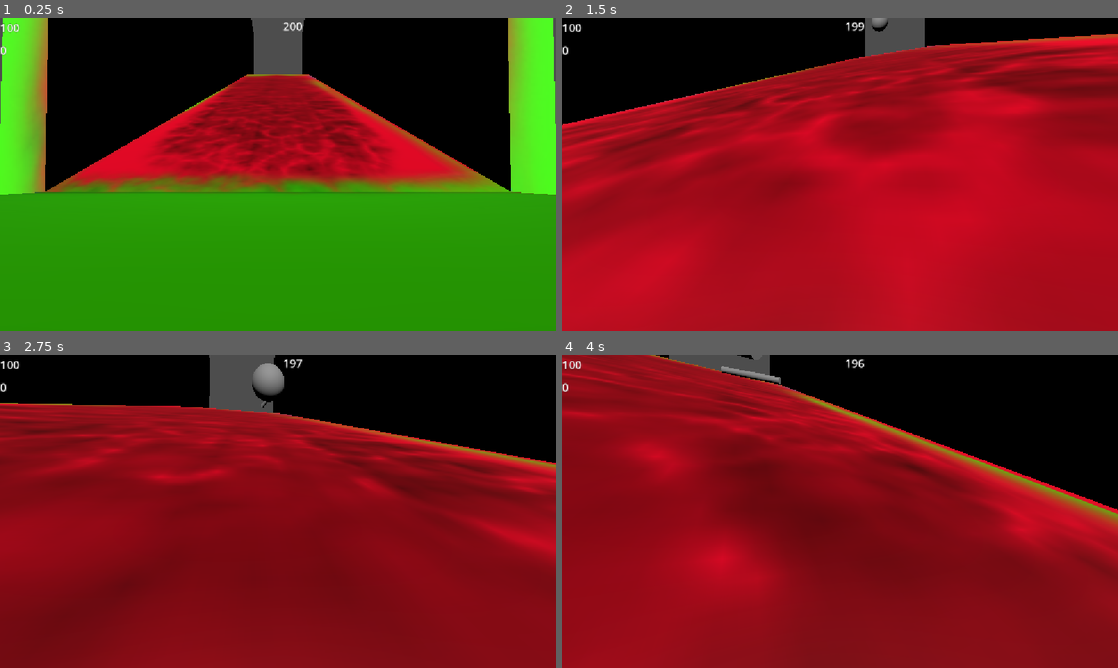
Above: before the commit, frames 1-4 (two rows, left to right).
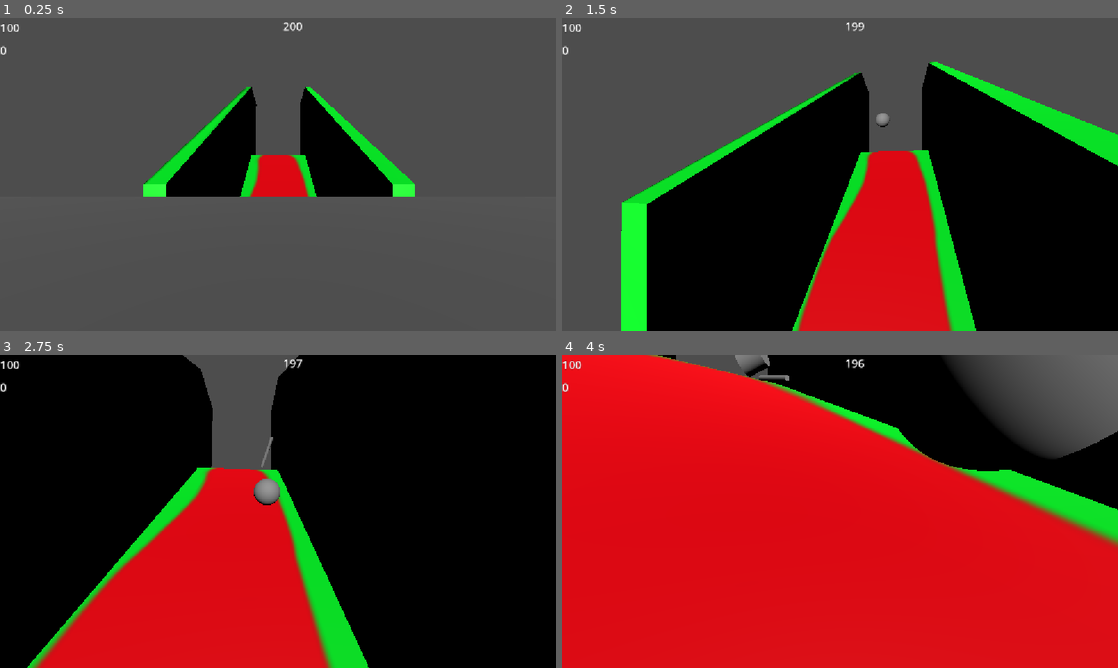
Above: after the commit, the same moments.

Repository: joeclarke9951/running-up-that-hill
Game: Godot game, scene res://Scenes/gameplay_scene.tscn
The game is run twice, just before and just after one commit, with the same random seed, the same clock (stepped at 60 frames per second) and the same inputs.
Inputs (mouse positions are in pixels of both pictures, inside the frame that each line leads up to):
- Up to frame 1 (0.25 s): no input
- Up to frame 2 (1.5 s): tap Enter at 0.5 s; move the mouse to (867, 174) at 0.52 s; hold W (forward) from 0.53 s (still down); tap Shift (sprint) at 0.6, 1.35 s; tap Space (jump) at 0.77 s; move the mouse to (812, 174) at 1.27 s
- Up to frame 3 (2.75 s): keep holding W (forward); tap Space (jump) at 1.52 s; move the mouse to (289, 505) at 2.02 s; tap Shift (sprint) at 2.1 s
- Up to frame 4 (4 s): keep holding W (forward); move the mouse to (834, 517) at 2.77 s; tap Shift (sprint) at 2.85, 3.6 s; tap Space (jump) at 3.02, 3.77 s; move the mouse to (878, 514) at 3.52 s

The runs differ from the first frame. In frame 1, 98% of the frame differs, in the area x 0-100%, y 0-100%; in frame 2, 96%; in frame 3, 79%; in frame 4, 88%.

Commit message:
added spawn platform, updated level model

Diff:
--- a/Autoloads/gamemanager.gd
+++ b/Autoloads/gamemanager.gd
@@ -1,6 +1,6 @@
 extends Node
 
-var spawn_point = Vector3(0,0.5,0)
+var spawn_point = Vector3(0,38.5,11)
 var players:Array[Player] = []
 
 var viewport_width = 1152
--- a/Scenes/gameplay_scene.tscn
+++ b/Scenes/gameplay_scene.tscn
@@ -27,7 +27,7 @@
 [node name="GameplayScene" type="Node3D" unique_id=1311578367]
 
 [node name="PlayerBody" type="CharacterBody3D" parent="." unique_id=978709272]
-transform = Transform3D(1, 0, 0, 0, 1, 0, 0, 0, 1, 0, 0.5, 0)
+transform = Transform3D(1, 0, 0, 0, 1, 0, 0, 0, 1, 0, 38.5, 11)
 script = ExtResource("1_y365c")
 
 [node name="PlayerCamera" type="Camera3D" parent="PlayerBody" unique_id=1759968403]
@@ -118,10 +118,10 @@
 transform = Transform3D(1, 0, 0, 0, 0.9659258, 0.25881904, 0, -0.25881904, 0.9659258, 0, 48.122173, 0)
 
 [node name="basic-level-model" parent="." unique_id=508045397 instance=ExtResource("4_uwf40")]
-transform = Transform3D(2, 0, 0, 0, 2, 0, 0, 0, 2, 0, -5, -60)
+transform = Transform3D(2, 0, 0, 0, 2, 0, 0, 0, 2, 0, 30, -60)
 
 [node name="SpawnPlatform" type="StaticBody3D" parent="." unique_id=1484885893]
-transform = Transform3D(1, 0, 0, 0, 1, 0, 0, 0, 1, 0, 10, 20)
+transform = Transform3D(1, 0, 0, 0, 1, 0, 0, 0, 1, 0, 35, 17)
 
 [node name="CollisionShape3D" type="CollisionShape3D" parent="SpawnPlatform" unique_id=1968878148]
 shape = SubResource("BoxShape3D_a8j4q")
@@ -130,15 +130,13 @@
 mesh = SubResource("BoxMesh_vek3k")
 
 [node name="DeathVolume" type="Area3D" parent="." unique_id=1727734241]
-transform = Transform3D(1, 0, 0, 0, 1, 0, 0, 0, 1, 0, -8.271715, 0)
 script = ExtResource("5_ykw5v")
 
 [node name="DeathVolumeCollision" type="CollisionShape3D" parent="DeathVolume" unique_id=315372833]
-transform = Transform3D(1, 0, 0, 0, 1, 0, 0, 0, 1, 0, -9.627214, 0)
 shape = SubResource("WorldBoundaryShape3D_vek3k")
 
 [node name="WinVolume" type="Area3D" parent="." unique_id=487138917]
-transform = Transform3D(1, 0, 0, 0, 1, 0, 0, 0, 1, 3.0285273, 47.616966, -103.09323)
+transform = Transform3D(1, 0, 0, 0, 1, 0, 0, 0, 1, 1.0285273, 50.616966, -103.09323)
 script = ExtResource("6_u0hpe")
 
 [node name="WinVolumeCollision" type="CollisionShape3D" parent="WinVolume" unique_id=2007841332]
@@ -146,7 +144,7 @@
 shape = SubResource("BoxShape3D_vek3k")
 
 [node name="TrashSpawn" type="Node3D" parent="." unique_id=567859624]
-transform = Transform3D(1, 0, 0, 0, 1, 0, 0, 0, 1, 0, 58.264153, -80)
+transform = Transform3D(1, 0, 0, 0, 1, 0, 0, 0, 1, 0, 68.26415, -80)
 script = ExtResource("8_6ksri")
 
 [node name="TrashTimer" type="Timer" parent="TrashSpawn" unique_id=187674643]
Binary file changed: Assets/Models/runninghill-basic-level.glb
Binary file added: Assets/Models/runninghill-basic-level_Untitled.png
Not shown, added: Assets/Models/runninghill-basic-level_Untitled.png.import
